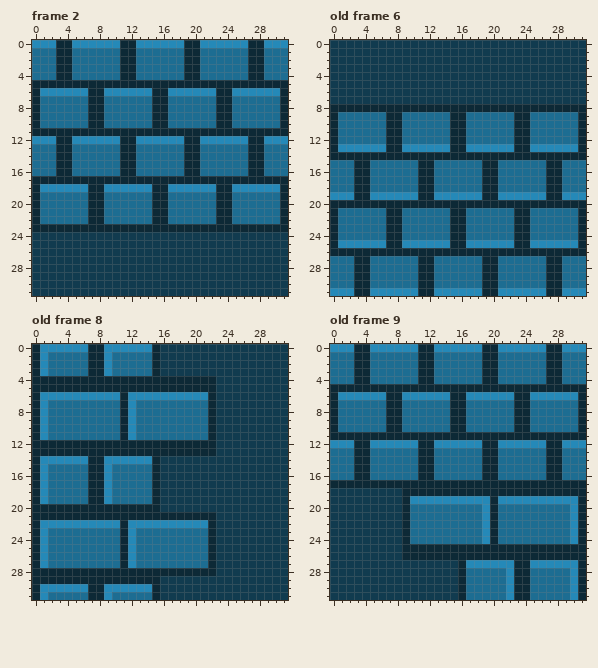
One commit to this pixel-art file: TexM/MapM.aseprite. That is the earlier state.
32x32 pixels, 16 frames. Shown: frame 2, old frame 6, old frame 8, old frame 9. The commit also changed other frames, which this record leaves out.
The same view after the edit:
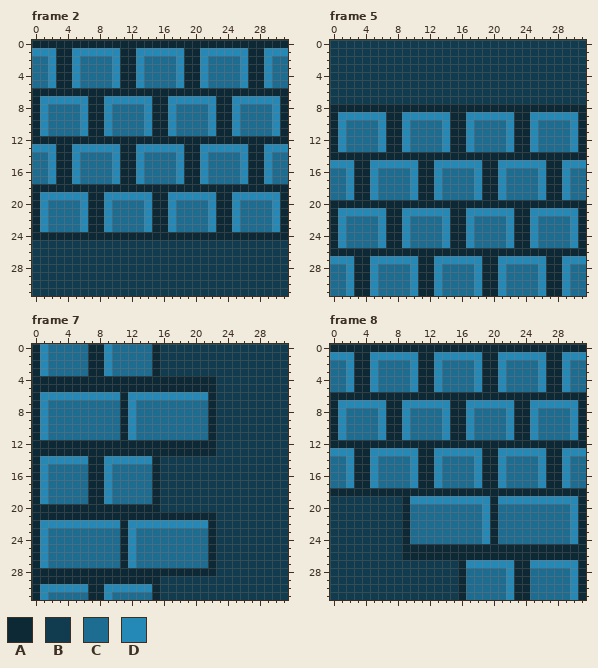
Palette (. is transparent): A #0d2936  B #113b4f  C #1d6d92  D #2589b8
The edit:
frames 16 -> 22
--- frame 2, layer "Layer 1"
@@ x 0..31 @@
- 0 DDDAADDDDDDAADDDDDDAADDDDDDAADDD
- 1 CCCAACCCCCCAACCCCCCAACCCCCCAACCC
- 2 CCCAACCCCCCAACCCCCCAACCCCCCAACCC
- 3 CCCAACCCCCCAACCCCCCAACCCCCCAACCC
- 4 CCCAACCCCCCAACCCCCCAACCCCCCAACCC
- 5 AAAAAAAAAAAAAAAAAAAAAAAAAAAAAAAA
- 6 ADDDDDDAADDDDDDAADDDDDDAADDDDDDA
- 7 ACCCCCCAACCCCCCAACCCCCCAACCCCCCA
- 8 ACCCCCCAACCCCCCAACCCCCCAACCCCCCA
- 9 ACCCCCCAACCCCCCAACCCCCCAACCCCCCA
-10 ACCCCCCAACCCCCCAACCCCCCAACCCCCCA
-11 AAAAAAAAAAAAAAAAAAAAAAAAAAAAAAAA
-12 DDDAADDDDDDAADDDDDDAADDDDDDAADDD
-13 CCCAACCCCCCAACCCCCCAACCCCCCAACCC
-14 CCCAACCCCCCAACCCCCCAACCCCCCAACCC
-15 CCCAACCCCCCAACCCCCCAACCCCCCAACCC
-16 CCCAACCCCCCAACCCCCCAACCCCCCAACCC
-17 AAAAAAAAAAAAAAAAAAAAAAAAAAAAAAAA
-18 ADDDDDDAADDDDDDAADDDDDDAADDDDDDA
-19 ACCCCCCAACCCCCCAACCCCCCAACCCCCCA
-20 ACCCCCCAACCCCCCAACCCCCCAACCCCCCA
-21 ACCCCCCAACCCCCCAACCCCCCAACCCCCCA
-22 ACCCCCCAACCCCCCAACCCCCCAACCCCCCA
-23 AAAAAAAAAAAAAAAAAAAAAAAAAAAAAAAA
-24 BBBBBBBBBBBBBBBBBBBBBBBBBBBBBBBB
+ 0 AAAAAAAAAAAAAAAAAAAAAAAAAAAAAAAA
+ 1 DDDAADDDDDDAADDDDDDAADDDDDDAADDD
+ 2 CCDAADCCCCDAADCCCCDAADCCCCDAADCC
+ 3 CCDAADCCCCDAADCCCCDAADCCCCDAADCC
+ 4 CCDAADCCCCDAADCCCCDAADCCCCDAADCC
+ 5 CCDAADCCCCDAADCCCCDAADCCCCDAADCC
+ 6 AAAAAAAAAAAAAAAAAAAAAAAAAAAAAAAA
+ 7 ADDDDDDAADDDDDDAADDDDDDAADDDDDDA
+ 8 ADCCCCDAADCCCCDAADCCCCDAADCCCCDA
+ 9 ADCCCCDAADCCCCDAADCCCCDAADCCCCDA
+10 ADCCCCDAADCCCCDAADCCCCDAADCCCCDA
+11 ADCCCCDAADCCCCDAADCCCCDAADCCCCDA
+12 AAAAAAAAAAAAAAAAAAAAAAAAAAAAAAAA
+13 DDDAADDDDDDAADDDDDDAADDDDDDAADDD
+14 CCDAADCCCCDAADCCCCDAADCCCCDAADCC
+15 CCDAADCCCCDAADCCCCDAADCCCCDAADCC
+16 CCDAADCCCCDAADCCCCDAADCCCCDAADCC
+17 CCDAADCCCCDAADCCCCDAADCCCCDAADCC
+18 AAAAAAAAAAAAAAAAAAAAAAAAAAAAAAAA
+19 ADDDDDDAADDDDDDAADDDDDDAADDDDDDA
+20 ADCCCCDAADCCCCDAADCCCCDAADCCCCDA
+21 ADCCCCDAADCCCCDAADCCCCDAADCCCCDA
+22 ADCCCCDAADCCCCDAADCCCCDAADCCCCDA
+23 ADCCCCDAADCCCCDAADCCCCDAADCCCCDA
+24 AAAAAAAAAAAAAAAAAAAAAAAAAAAAAAAA
 25 BBBBBBBBBBBBBBBBBBBBBBBBBBBBBBBB
--- frame 5 against old frame 6, layer "Layer 1"
@@ x 0..31 @@
  8 AAAAAAAAAAAAAAAAAAAAAAAAAAAAAAAA
- 9 ACCCCCCAACCCCCCAACCCCCCAACCCCCCA
-10 ACCCCCCAACCCCCCAACCCCCCAACCCCCCA
-11 ACCCCCCAACCCCCCAACCCCCCAACCCCCCA
-12 ACCCCCCAACCCCCCAACCCCCCAACCCCCCA
-13 ADDDDDDAADDDDDDAADDDDDDAADDDDDDA
+ 9 ADDDDDDAADDDDDDAADDDDDDAADDDDDDA
+10 ADCCCCDAADCCCCDAADCCCCDAADCCCCDA
+11 ADCCCCDAADCCCCDAADCCCCDAADCCCCDA
+12 ADCCCCDAADCCCCDAADCCCCDAADCCCCDA
+13 ADCCCCDAADCCCCDAADCCCCDAADCCCCDA
 14 AAAAAAAAAAAAAAAAAAAAAAAAAAAAAAAA
-15 CCCAACCCCCCAACCCCCCAACCCCCCAACCC
-16 CCCAACCCCCCAACCCCCCAACCCCCCAACCC
-17 CCCAACCCCCCAACCCCCCAACCCCCCAACCC
-18 CCCAACCCCCCAACCCCCCAACCCCCCAACCC
-19 DDDAADDDDDDAADDDDDDAADDDDDDAADDD
+15 DDDAADDDDDDAADDDDDDAADDDDDDAADDD
+16 CCDAADCCCCDAADCCCCDAADCCCCDAADCC
+17 CCDAADCCCCDAADCCCCDAADCCCCDAADCC
+18 CCDAADCCCCDAADCCCCDAADCCCCDAADCC
+19 CCDAADCCCCDAADCCCCDAADCCCCDAADCC
 20 AAAAAAAAAAAAAAAAAAAAAAAAAAAAAAAA
-21 ACCCCCCAACCCCCCAACCCCCCAACCCCCCA
-22 ACCCCCCAACCCCCCAACCCCCCAACCCCCCA
-23 ACCCCCCAACCCCCCAACCCCCCAACCCCCCA
-24 ACCCCCCAACCCCCCAACCCCCCAACCCCCCA
-25 ADDDDDDAADDDDDDAADDDDDDAADDDDDDA
+21 ADDDDDDAADDDDDDAADDDDDDAADDDDDDA
+22 ADCCCCDAADCCCCDAADCCCCDAADCCCCDA
+23 ADCCCCDAADCCCCDAADCCCCDAADCCCCDA
+24 ADCCCCDAADCCCCDAADCCCCDAADCCCCDA
+25 ADCCCCDAADCCCCDAADCCCCDAADCCCCDA
 26 AAAAAAAAAAAAAAAAAAAAAAAAAAAAAAAA
-27 CCCAACCCCCCAACCCCCCAACCCCCCAACCC
-28 CCCAACCCCCCAACCCCCCAACCCCCCAACCC
-29 CCCAACCCCCCAACCCCCCAACCCCCCAACCC
-30 CCCAACCCCCCAACCCCCCAACCCCCCAACCC
-31 DDDAADDDDDDAADDDDDDAADDDDDDAADDD
+27 DDDAADDDDDDAADDDDDDAADDDDDDAADDD
+28 CCDAADCCCCDAADCCCCDAADCCCCDAADCC
+29 CCDAADCCCCDAADCCCCDAADCCCCDAADCC
+30 CCDAADCCCCDAADCCCCDAADCCCCDAADCC
+31 CCDAADCCCCDAADCCCCDAADCCCCDAADCC
--- frame 7 against old frame 8, layer "Layer 1"
@@ x 0..16 @@
- 0 ADDDDDDAADDDDDDAB
+ 0 ADCCCCCAADCCCCCAB
  1 ADCCCCCAADCCCCCAB
--- frame 8 against old frame 9, layer "Layer 1"
@@ x 0..31 @@
- 0 DDDAADDDDDDAADDDDDDAADDDDDDAADDD
- 1 CCCAACCCCCCAACCCCCCAACCCCCCAACCC
- 2 CCCAACCCCCCAACCCCCCAACCCCCCAACCC
- 3 CCCAACCCCCCAACCCCCCAACCCCCCAACCC
- 4 CCCAACCCCCCAACCCCCCAACCCCCCAACCC
- 5 AAAAAAAAAAAAAAAAAAAAAAAAAAAAAAAA
- 6 ADDDDDDAADDDDDDAADDDDDDAADDDDDDA
- 7 ACCCCCCAACCCCCCAACCCCCCAACCCCCCA
- 8 ACCCCCCAACCCCCCAACCCCCCAACCCCCCA
- 9 ACCCCCCAACCCCCCAACCCCCCAACCCCCCA
-10 ACCCCCCAACCCCCCAACCCCCCAACCCCCCA
-11 AAAAAAAAAAAAAAAAAAAAAAAAAAAAAAAA
-12 DDDAADDDDDDAADDDDDDAADDDDDDAADDD
-13 CCCAACCCCCCAACCCCCCAACCCCCCAACCC
-14 CCCAACCCCCCAACCCCCCAACCCCCCAACCC
-15 CCCAACCCCCCAACCCCCCAACCCCCCAACCC
-16 CCCAACCCCCCAACCCCCCAACCCCCCAACCC
-17 AAAAAAAAAAAAAAAAAAAAAAAAAAAAAAAA
-18 BBBBBBBBBAAAAAAAAAAAAAAAAAAAAAAA
+ 0 AAAAAAAAAAAAAAAAAAAAAAAAAAAAAAAA
+ 1 DDDAADDDDDDAADDDDDDAADDDDDDAADDD
+ 2 CCDAADCCCCDAADCCCCDAADCCCCDAADCC
+ 3 CCDAADCCCCDAADCCCCDAADCCCCDAADCC
+ 4 CCDAADCCCCDAADCCCCDAADCCCCDAADCC
+ 5 CCDAADCCCCDAADCCCCDAADCCCCDAADCC
+ 6 AAAAAAAAAAAAAAAAAAAAAAAAAAAAAAAA
+ 7 ADDDDDDAADDDDDDAADDDDDDAADDDDDDA
+ 8 ADCCCCDAADCCCCDAADCCCCDAADCCCCDA
+ 9 ADCCCCDAADCCCCDAADCCCCDAADCCCCDA
+10 ADCCCCDAADCCCCDAADCCCCDAADCCCCDA
+11 ADCCCCDAADCCCCDAADCCCCDAADCCCCDA
+12 AAAAAAAAAAAAAAAAAAAAAAAAAAAAAAAA
+13 DDDAADDDDDDAADDDDDDAADDDDDDAADDD
+14 CCDAADCCCCDAADCCCCDAADCCCCDAADCC
+15 CCDAADCCCCDAADCCCCDAADCCCCDAADCC
+16 CCDAADCCCCDAADCCCCDAADCCCCDAADCC
+17 CCDAADCCCCDAADCCCCDAADCCCCDAADCC
+18 AAAAAAAAAAAAAAAAAAAAAAAAAAAAAAAA
 19 BBBBBBBBBADDDDDDDDDDADDDDDDDDDDA
Boxes around the changes in both pictures, in picture pixels (x1, y1, x2, y2):
changed: (32, 40, 288, 240)
changed: (330, 112, 586, 296)
changed: (48, 344, 152, 352)
changed: (330, 344, 586, 496)
